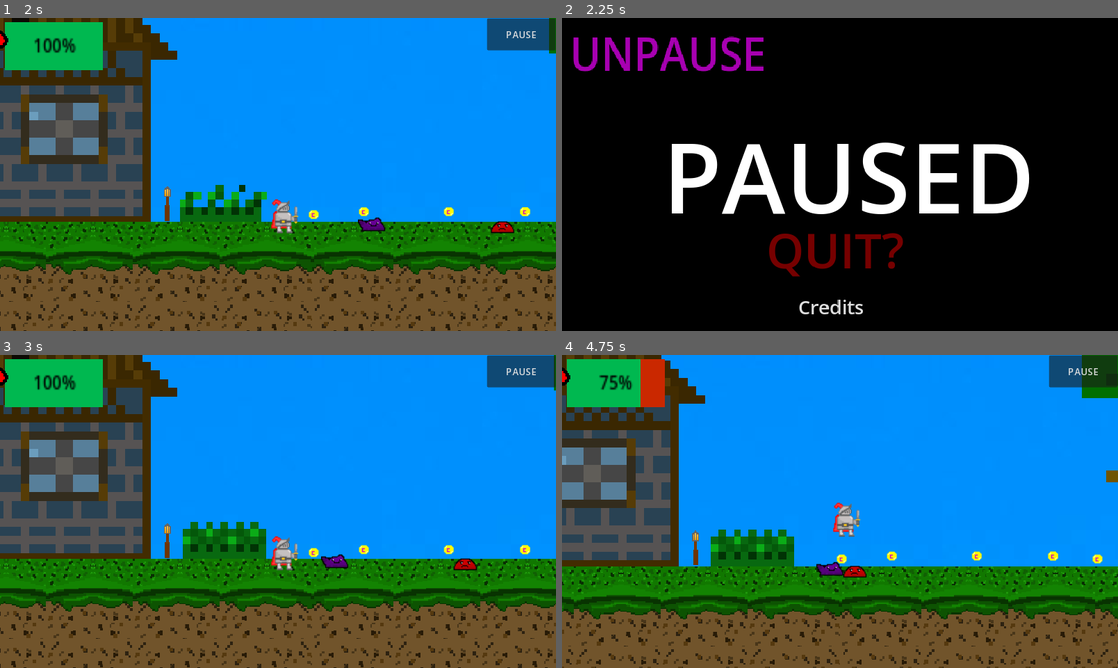
Above: before the commit, frames 1-4 (two rows, left to right).
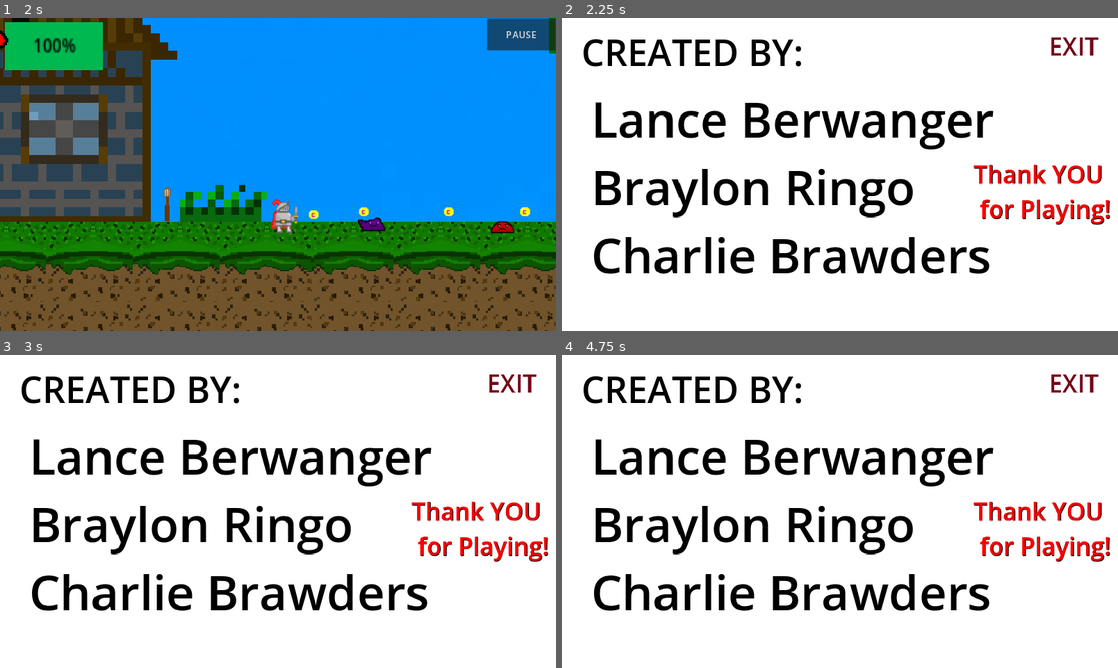
Above: after the commit, the same moments.

Repository: NotCritKai/TCITC
Game: Godot game, scene res://scenes/Main_Menu.tscn
The game is run twice, just before and just after one commit, with the same random seed, the same clock (stepped at 60 frames per second) and the same inputs.
Inputs (mouse positions are in pixels of both pictures, inside the frame that each line leads up to):
- Up to frame 1 (2 s): click (278, 315) at 0.5 s; click (166, 193) at 1.25 s
- Up to frame 2 (2.25 s): click "PAUSE" at 2 s
- Up to frame 3 (3 s): click "UNPAUSE" at 2.75 s
- Up to frame 4 (4.75 s): click (834, 642) at 3.5 s, where only the run after the commit has a clickable "Credits"; move the mouse to (962, 495) at 4.27 s; hold D (move_right) from 4.28 s (still down); hold Mouse wheel up (zoom_in) from 4.28 s (still down); tap W (jump) at 4.52 s

Frame 1 is identical in both runs. In frame 2, 88% of the frame differs, in the area x 0-100%, y 0-100%; in frame 3, 100%; in frame 4, 100%.

Commit message:
Pause_Scene_Fix

Diff:
--- a/Pause_Menu.gd
+++ b/Pause_Menu.gd
@@ -7,12 +7,10 @@
 	get_tree().quit()
 
 func _on_credits_button_pressed():
-	var credits_scene = load("res://scenes/credits.tscn")#loads the menu
-	var credits = credits_scene.instantiate()#initiates scene
 	$Credits.visible = true
 
 
 func _on_unpause_btn_pressed():
+	$Credits.visible = false
 	get_tree().paused = false
-	$Credits.visible = false
 	queue_free()
--- a/scenes/credits.tscn
+++ b/scenes/credits.tscn
@@ -9,6 +9,7 @@
 script = ExtResource("1_0sh30")
 
 [node name="ColorRect" type="ColorRect" parent="."]
+layout_mode = 0
 offset_left = -360.0
 offset_top = -166.0
 offset_right = -320.0
@@ -16,6 +17,7 @@
 scale = Vector2(48.72, 27.1901)
 
 [node name="Label" type="Label" parent="."]
+layout_mode = 0
 offset_left = 7.0
 offset_top = 16.0
 offset_right = 315.0
@@ -25,6 +27,7 @@
 text = "CREATED BY:"
 
 [node name="Names" type="Label" parent="."]
+layout_mode = 0
 offset_left = 28.0
 offset_top = 138.0
 offset_right = 882.0
@@ -36,9 +39,10 @@
 Charlie Brawders "
 
 [node name="Gratitudes" type="Label" parent="."]
-offset_left = 805.0
+layout_mode = 0
+offset_left = 820.0
 offset_top = 286.0
-offset_right = 1091.0
+offset_right = 1106.0
 offset_bottom = 427.0
 theme_override_colors/font_color = Color(1, 0, 0, 1)
 theme_override_colors/font_shadow_color = Color(0, 0, 0, 1)
@@ -48,10 +52,11 @@
 
 [node name="Exit" type="Button" parent="."]
 process_mode = 3
-offset_left = 1041.0
-offset_top = 1.0
-offset_right = 1151.0
-offset_bottom = 78.0
+layout_mode = 0
+offset_left = 972.0
+offset_top = 17.0
+offset_right = 1082.0
+offset_bottom = 94.0
 theme_override_colors/font_color = Color(0.454902, 0.0156863, 0.0862745, 1)
 theme_override_font_sizes/font_size = 50
 text = "EXIT"
--- a/scenes/pause_menu.tscn
+++ b/scenes/pause_menu.tscn
@@ -76,11 +76,10 @@
 flat = true
 
 [node name="Credits" parent="." instance=ExtResource("2_6i4xt")]
-visible = false
-offset_left = -918.0
-offset_top = 110.0
-offset_right = -918.0
-offset_bottom = 110.0
+offset_left = -976.0
+offset_top = 1.0
+offset_right = -976.0
+offset_bottom = 1.0
 
 [connection signal="pressed" from="Unpause_BTN" to="." method="_on_unpause_btn_pressed"]
 [connection signal="pressed" from="Quit_Button" to="." method="_on_quit_button_pressed"]
--- a/scripts/credits.gd
+++ b/scripts/credits.gd
@@ -2,9 +2,6 @@
 
 
 func _on_exit_pressed():
-	var pause_scene = load("res://scenes/pause_menu.tscn")#loads the menu
-	var pause = pause_scene.instantiate()#initiates menu
-	get_tree().current_scene.get_node("GameManager/CanvasLayer2/Pause Button").add_child(pause)
-	get_tree().paused = true #pauses
+	visible = false
 
 #FIX HERE
